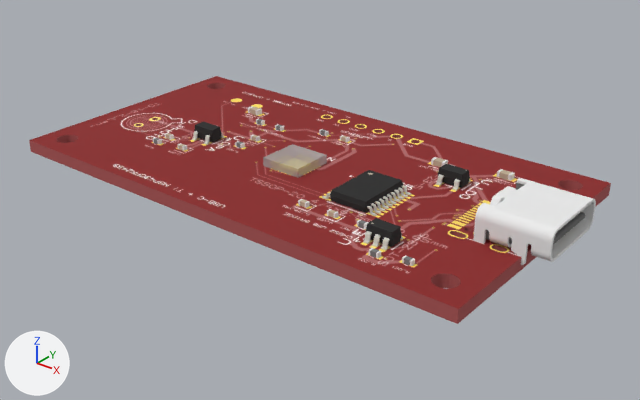
Renders of the glTF model public/viewer/usb-c__msp430fr2433__photodiode/3d.glb from each side of a commit.
Rendered twice from a 50 mm lens placed at (56.1, -67.5, 38.5), pointed at (3.1, -1.2, -2.6). Lighting does not change. The marker at lower left points along +X, +Y and +Z. The older version comes first. Vertices at exactly the same position are counted once.

In view in the first picture: 'Box0', 'J1', 'U_ESD', 'U_MAIN', 'U_USB' and 19 more.
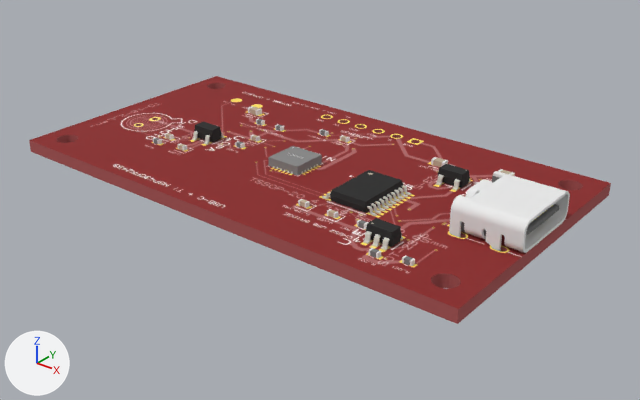
What the commit changed:
Material 'OBJ_4.001' (mat_obj_4_001) is new.
Its base color is (1.0, 1.0, 1.0) (white #ffffff).
Its metallic is 0.05.
Its roughness is 0.95.
Material 'OBJ_2.001' (mat_obj_2_001) is new.
Its base color is (0.667, 0.667, 0.667) (light grey #d5d5d5).
Its metallic is 0.05.
Its roughness is 0.95.
Material 'OBJ_5' (mat_obj_5) is new.
Its base color is (0.769, 0.769, 0.769) (light grey #e3e3e3).
Its metallic is 0.05.
Its roughness is 0.95.
Material 'OBJ_1.001' (mat_obj_1_001) is new.
Its base color is (0.251, 0.251, 0.251) (grey #898989).
Its metallic is 0.05.
Its roughness is 0.95.
Material 'OBJ_3.001' (mat_obj_3_001) is new.
Its base color is (1.0, 1.0, 0.0) (yellow #ffff00).
Its metallic is 0.05.
Its roughness is 0.95.
me_u_main is used by ob_u_main; location (0.0, -1.5, 0.7).
me_u_main had 8 vertices, 12 faces and spanned x -2.38..2.38, y -2.38..2.38, z -1.0..1.0.
me_u_main no longer uses material mat_material_14 (grey #bcbcbc).
me_u_main now has 1875 vertices, 3650 faces and spans x -2.01..2.01, y -2.01..2.01, z 0.0..1.02.
me_u_main part 1: 8 vertices removed from x -2.38..2.38, y -2.38..2.38, z -1.0..1.0; 1875 vertices added at x -2.01..2.01, y -2.01..2.01, z 0.0..1.02.
me_u_main gains material mat_obj_1_001 (grey #898989).
me_u_main gains material mat_obj_2_001 (light grey #d5d5d5).
me_u_main gains material mat_obj_3_001 (yellow #ffff00).
me_u_main gains material mat_obj_4_001 (white #ffffff).
me_u_main gains material mat_obj_5 (light grey #e3e3e3).
Object 'J1' (ob_j1) moves from (25.79, 0.0, 0.7) to (23.29, 0.0, 0.7).

Location of each change, [x1, y1, x2, y2] in pixels of the pictures (640 x 400 px):
'J1', moved
    before: [473, 178, 596, 265]
    after: [449, 171, 570, 253]
'U_MAIN', reshaped
    before: [263, 144, 327, 178]
    after: [268, 146, 322, 176]
